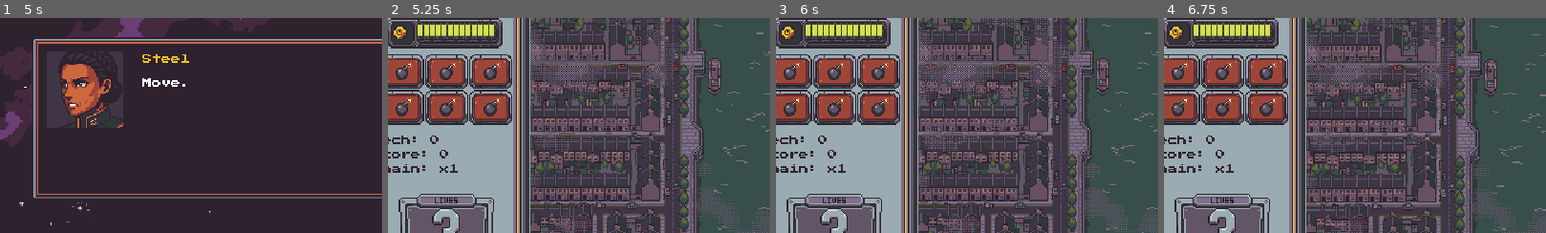
Above: before the commit, frames 1-4 (left to right).
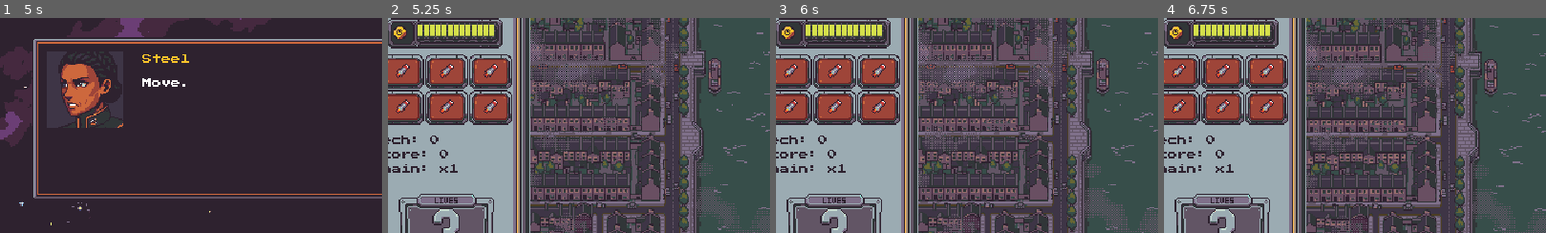
Above: after the commit, the same moments.

Repository: Funfetsunk/terra-intercept
Game: Godot game, scene res://scenes/menus/title_screen.tscn
The game is run twice, just before and just after one commit, with the same random seed, the same clock (stepped at 60 frames per second) and the same inputs.
Inputs (mouse positions are % of the whole screen's width and height, from its top left):
- Up to frame 1 (5 s): click "Start" at 0.5 s; click "Create" at 1.25 s; click (21, 58) at 2 s; click "London" at 2.75 s; click "Continue" at 3.5 s; click "Continue" at 4.25 s
- Up to frame 2 (5.25 s): click "Go" at 5 s
- Up to frame 3 (6 s): tap Enter (ui_accept) at 5.75 s; move the mouse to (72, 45) at 5.77 s; hold D (p1_move_right) from 5.78 s (still down); click (72, 45) at 5.85 s
- Up to frame 4 (6.75 s): tap Enter (ui_accept) at 6.02, 6.5 s; release D (p1_move_right) at 6.5 s; drag from (30, 55) to (69, 83) at 6.52 s
The pictures show only the part of the screen within x 3-53%, y 23-73%; the shares and areas given below are measured in that part.

Frame 1 is identical in both runs. In frame 2, 1.1% of the frame differs, in the area x 2-30%, y 20-46%; in frame 3, 1.1%; in frame 4, 1.1%.

Commit message:
Replace the ordnance bomb with a directional missile
Ordnance fires in the direction the ship is moving, so the missile has
an 8-facing sheet (ordnance_missile.png, 14x14 frames, clockwise from
up): a white-tipped red nose, grey body, red fins and an orange exhaust,
drawn in palette. OrdnanceData gains bullet_direction_sheet and
texture_for_direction(), which slices the sheet once and picks the
frame nearest the shot's direction. The HUD ordnance badges now show
the missile instead of the bomb, which also removes the reserved
bullet yellow the old fuse spark used. The collision radius is
unchanged.

Co-Authored-By: Claude Opus 5.5 <noreply@anthropic.com>
Claude-Session: https://claude.ai/code/session_01H357k7vYWoZ8XVmx2UrTn5

Diff:
--- a/data/ordnance/missile_ordnance_data.tres
+++ b/data/ordnance/missile_ordnance_data.tres
@@ -1,10 +1,10 @@
 [gd_resource type="Resource" script_class="OrdnanceData" format=3 uid="uid://r48ijib2xvvg"]
 
 [ext_resource type="Script" uid="uid://b681onsb0ephm" path="res://scripts/resources/ordnance_data.gd" id="1"]
-[ext_resource type="Texture2D" uid="uid://c44rsj3vr6lwy" path="res://art/sprites/bullets/ordnance_bomb.png" id="1_vhyfn"]
+[ext_resource type="Texture2D" uid="uid://bcpidng3nhigl" path="res://art/sprites/bullets/ordnance_missile.png" id="1_vhyfn"]
 
 [resource]
 script = ExtResource("1")
 starting_ammo = 6
 bullet_color = Color(1, 1, 1, 1)
-bullet_texture = ExtResource("1_vhyfn")
+bullet_direction_sheet = ExtResource("1_vhyfn")
--- a/scenes/player/player_ship.gd
+++ b/scenes/player/player_ship.gd
@@ -375,7 +375,7 @@
 		return
 	_game_state.ordnance_ammo -= 1
 	ordnance_ammo_changed.emit(_game_state.ordnance_ammo)
-	_bullets.spawn_player_bullet(global_position, _last_move_dir, ordnance.bullet_speed, ordnance.bullet_radius, ordnance.bullet_color, 3.0, ordnance.bullet_damage, ordnance.bullet_texture)
+	_bullets.spawn_player_bullet(global_position, _last_move_dir, ordnance.bullet_speed, ordnance.bullet_radius, ordnance.bullet_color, 3.0, ordnance.bullet_damage, ordnance.texture_for_direction(_last_move_dir))
 	_ordnance_cooldown = ordnance.fire_cooldown
 	ordnance_fired.emit()
 
--- a/scripts/resources/ordnance_data.gd
+++ b/scripts/resources/ordnance_data.gd
@@ -9,4 +9,25 @@
 @export var bullet_color: Color = Color(1.0, 0.6, 0.1)
 ## Sprite drawn at native size; leave empty for a plain coloured square.
 @export var bullet_texture: Texture2D
+## Optional: square frames side by side, one per facing, clockwise from straight
+## up (8 frames = every 45 degrees). When set, the shot uses the frame nearest
+## its flight direction instead of bullet_texture.
+@export var bullet_direction_sheet: Texture2D
+
+var _direction_frames: Array[Texture2D] = []
+
+func texture_for_direction(direction: Vector2) -> Texture2D:
+	if bullet_direction_sheet == null:
+		return bullet_texture
+	if _direction_frames.is_empty():
+		var size: float = bullet_direction_sheet.get_height()
+		for i in range(int(bullet_direction_sheet.get_width() / size)):
+			var frame := AtlasTexture.new()
+			frame.atlas = bullet_direction_sheet
+			frame.region = Rect2(i * size, 0.0, size, size)
+			_direction_frames.append(frame)
+	# Angle clockwise from up, snapped to the nearest frame.
+	var angle: float = fposmod(atan2(direction.x, -direction.y), TAU)
+	var count: int = _direction_frames.size()
+	return _direction_frames[int(roundf(angle / TAU * count)) % count]
 @export var bullet_damage: float = 3.0
Binary file removed: art/sprites/bullets/ordnance_bomb.png
Binary file added: art/sprites/bullets/ordnance_missile.png
Not shown, changed: art/sprites/bullets/ordnance_missile.png.import
Binary file changed: art/sprites/hud/player_ordinance.png
